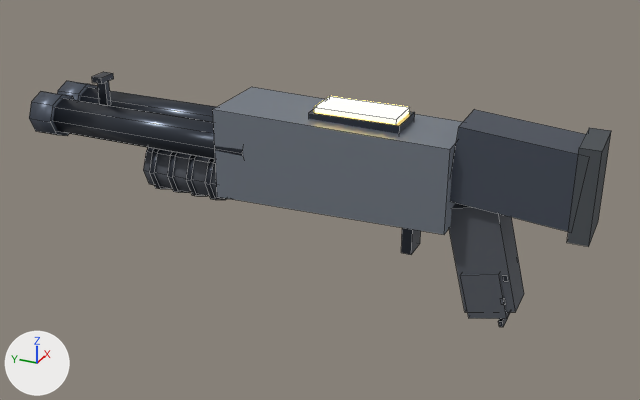
A saved change to the Blender file assets/source/wpn_ion_shotgun.blend.
Before and after are seen from a camera (50 mm lens) standing at (-0.723, -0.233, 0.328) and looking at (0.006, 0.095, -0.036). Lighting does not change. The marker at lower left points along +X, +Y and +Z. The picture after the commit comes second. Mesh edges are drawn as thin lines.

In view in the first picture: 'wpn_ion_shotgun'.
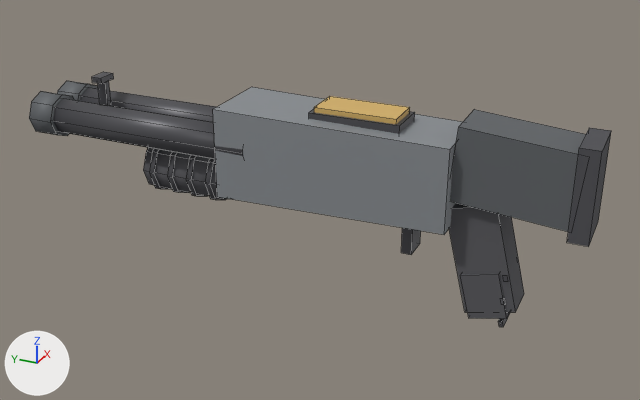
Edits to the bpy script that builds the scene:
```text
Change mat_ns_trim:
    mat_ns_trim.base_color: (0.06, 0.07, 0.09) -> (0.09, 0.09, 0.1)  # greyish blue #454b55 -> dark grey #555559
    mat_ns_trim.metallic: 0.85 -> 0.3
    mat_ns_trim.roughness: 0.28 -> 0.44
Change mat_ns_body:
    mat_ns_body.metallic: 0.72 -> 0.25
    mat_ns_body.roughness: 0.38 -> 0.52
Change mat_ns_body_dark:
    mat_ns_body_dark.metallic: 0.66 -> 0.18
Change mat_ns_energy_amber:
    remove mat_ns_energy_amber.emission_color = (1.0, 0.69, 0.17)  # yellow #ffd873
    remove mat_ns_energy_amber.emission_strength = 5.0
    mat_ns_energy_amber.base_color: (0.75, 0.45, 0.1) -> (0.68, 0.45, 0.14)  # orange #e1b359 -> orange #d7b369
    mat_ns_energy_amber.metallic: 0.1 -> 0.05
    mat_ns_energy_amber.roughness: 0.25 -> 0.58
```

What differs and where, as boxes [x1, y1, x2, y2] in the pictures (640 x 400 px):
'wpn_ion_shotgun', recoloured, surface changed: [29, 73, 586, 327] in both
